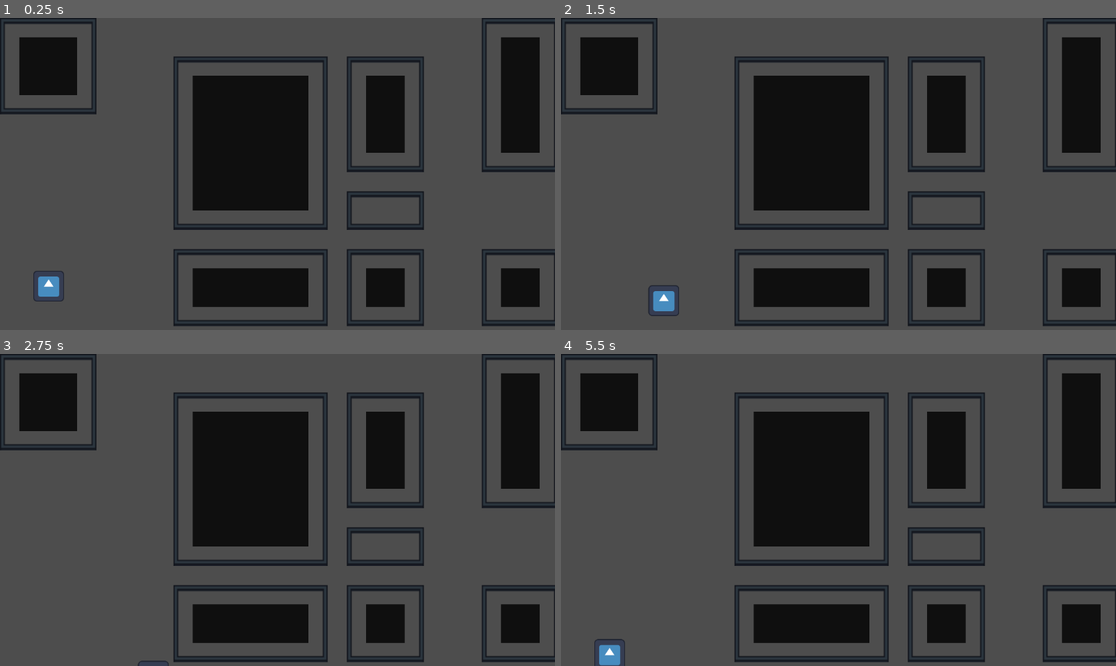
Above: before the commit, frames 1-4 (two rows, left to right).
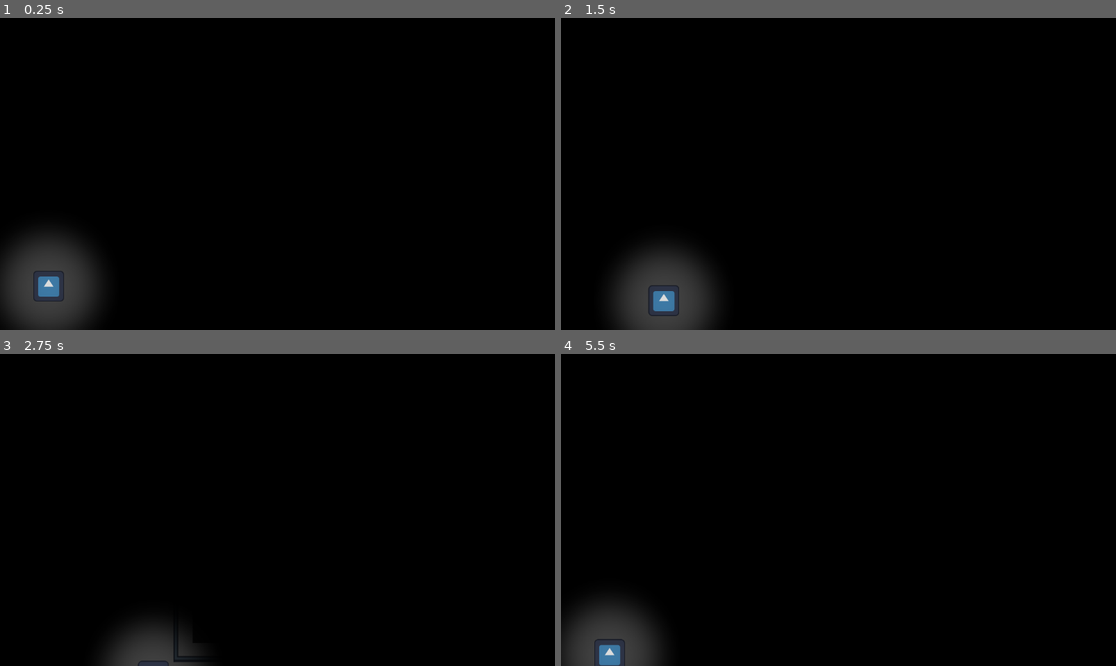
Above: after the commit, the same moments.

Repository: likuuuado/-BlinDebt
Game: Godot game, scene res://mission_1.tscn
Same seed, same stepped clock (60 frames per second), same inputs: the game is played once before the commit and once after it. The engine's default icon, where the game draws it, is replaced by a stand-in: a white triangle on a blue panel in a dark square.
Inputs:
- Up to frame 1 (0.25 s): no input
- Up to frame 2 (1.5 s): tap Enter at 0.5 s; hold D (move_right) 0.53-1.28 s; hold S (move_down) from 1.28 s (still down)
- Up to frame 3 (2.75 s): release S (move_down) at 2.03 s; hold D (move_right) from 2.03 s (still down)
- Up to frame 4 (5.5 s): release D (move_right) at 2.78 s; hold W (move_up) 2.78-3.53 s; hold A (move_left) 3.53-5.03 s; hold S (move_down) from 5.03 s (still down)

The runs differ from the first frame. In frame 1, 79% of the frame differs, in the area x 0-100%, y 0-100%; in frame 2, 79%; in frame 3, 80%; in frame 4, 80%.

Commit message:
Agregado de Vignette (Viñeta)
Al jugador se le colocó una viñeta de 5000x5000 que lo seguirá por el escenario

Diff:
--- a/player.tscn
+++ b/player.tscn
@@ -2,6 +2,7 @@
 
 [ext_resource type="Script" uid="uid://drqvpvtf41j3j" path="res://player.gd" id="1_onrkg"]
 [ext_resource type="Texture2D" uid="uid://baa7x1mult6rt" path="res://icon.svg" id="2_i3pqv"]
+[ext_resource type="Texture2D" uid="uid://1rp0gm2hjqwb" path="res://assets/Vignette.png" id="3_i3pqv"]
 
 [sub_resource type="CircleShape2D" id="CircleShape2D_hqtel"]
 radius = 68.0
@@ -14,3 +15,8 @@
 
 [node name="Sprite2D" type="Sprite2D" parent="." unique_id=505364130]
 texture = ExtResource("2_i3pqv")
+
+[node name="Vignette" type="Sprite2D" parent="." unique_id=1608685553]
+z_index = 10
+z_as_relative = false
+texture = ExtResource("3_i3pqv")
Binary file added: assets/Vignette.png
Not shown, added: assets/Vignette.png.import
